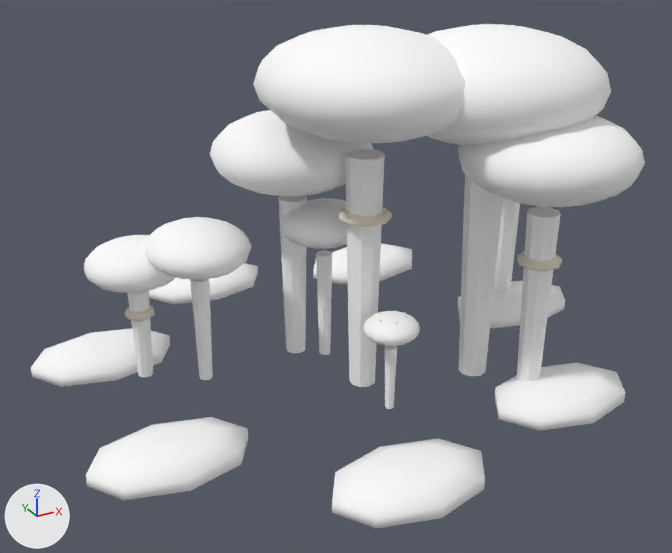
Before and after pictures for a commit that changed the glTF model assets/generated/mushroom_cluster_spring.glb.
Before and after are seen from a 50 mm lens placed at (-1.08, -1.988, 1.245), pointed at (-0.018, -0.057, 0.28). Every picture has the same lights, and +X, +Y and +Z are marked at lower left. The picture after the commit comes second. Where no turn or scale is listed for an object, it has been applied to the vertices.

Names of what the first picture shows: 'mushroom_cluster_spring'.
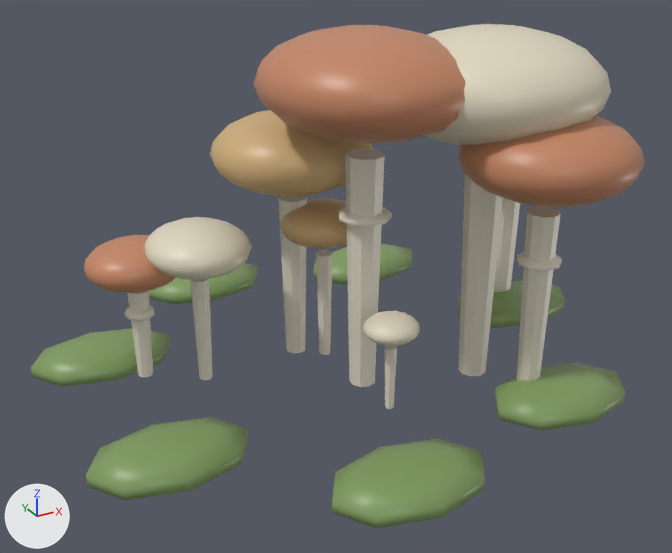
What differs and where, as boxes [x1, y1, x2, y2] in the pictures (672 x 553 px):
'mushroom_cluster_spring', recoloured (darker): [31, 24, 645, 528] in both

What changed in the scene script:
```text
Change mat_mushroom___ivory_stem___spring:
    mat_mushroom___ivory_stem___spring.base_color: (1.0, 1.0, 1.0) -> (0.78, 0.73, 0.61)  # white #ffffff -> pale yellow #e5decd
Change mat_mushroom___russet_cap___spring:
    mat_mushroom___russet_cap___spring.base_color: (1.0, 1.0, 1.0) -> (0.56, 0.24, 0.13)  # white #ffffff -> orange #c58665
Change mat_mushroom___ochre_cap___spring:
    mat_mushroom___ochre_cap___spring.base_color: (1.0, 1.0, 1.0) -> (0.64, 0.43, 0.2)  # white #ffffff -> brown #d1af7c
Change mat_mushroom___pale_cap___spring:
    mat_mushroom___pale_cap___spring.base_color: (1.0, 1.0, 1.0) -> (0.75, 0.69, 0.53)  # white #ffffff -> pale yellow #e1d8c0
Change mat_moss___damp_green___spring:
    mat_moss___damp_green___spring.base_color: (1.0, 1.0, 1.0) -> (0.22, 0.34, 0.12)  # white #ffffff -> green #819e61
```
